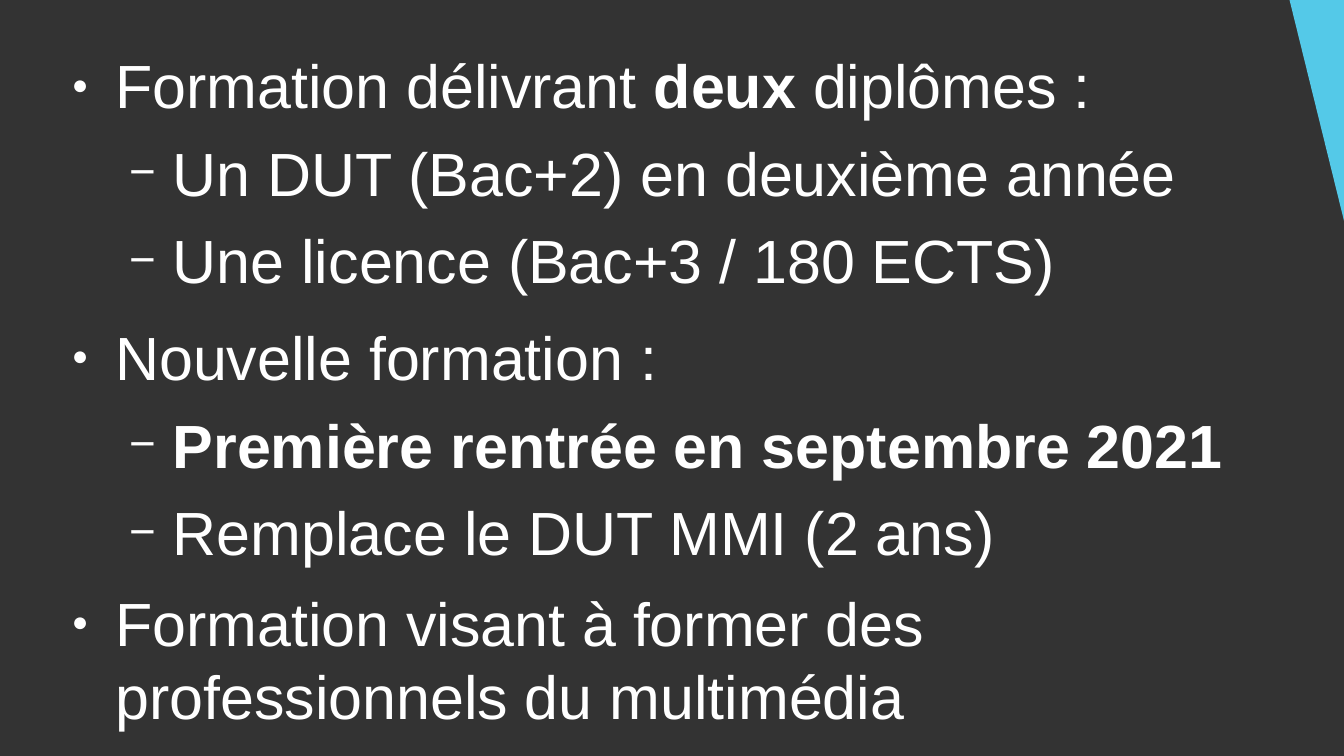
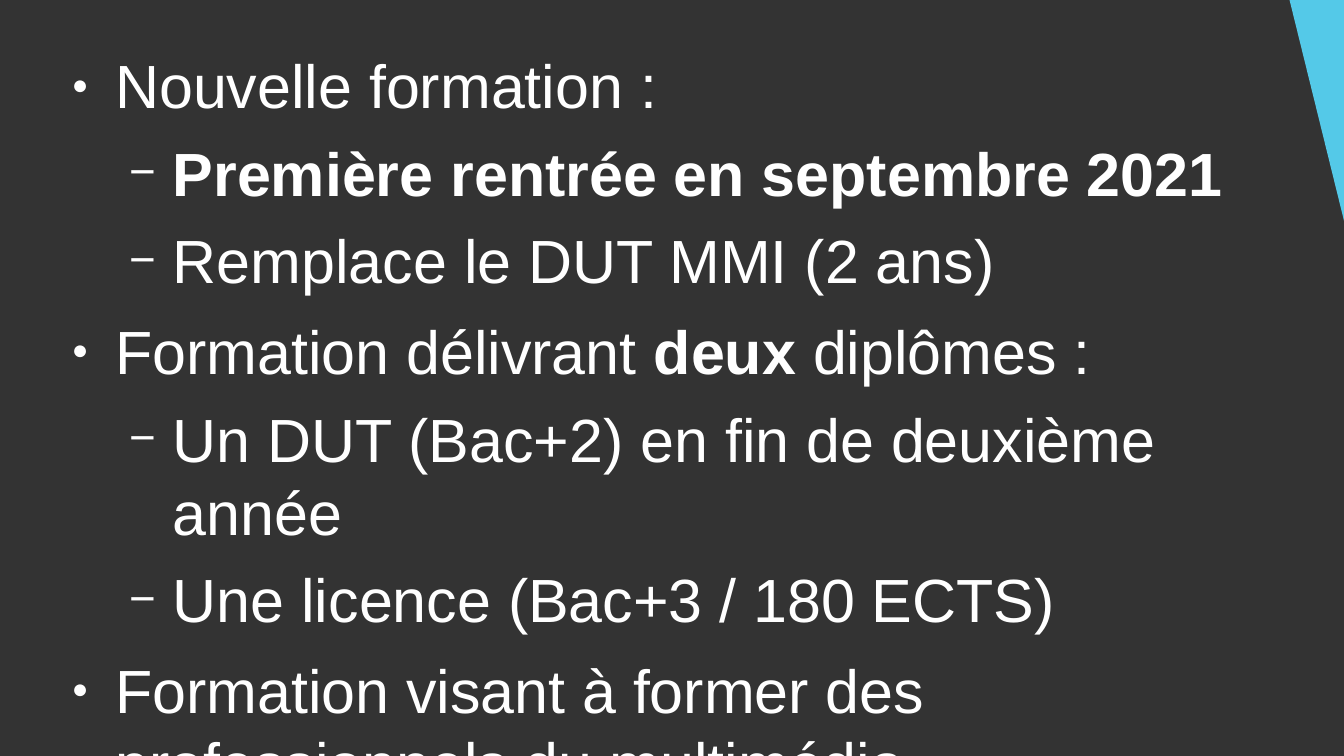
Before and after one commit to DanYellow/cours, a slide deck: slide 4 of presentation-formation-mmi/presentation.odp. Drawn at 1344x756 pixels with LibreOffice and Linux fonts; fonts in the diff are those of the drawing. Boxes give left, top, right and bottom in pixels: in the first picture for what was removed or moved away, otherwise in the second. Text is boxed around its words. In the diff, an @@ line names an element or a change of style, - is before the commit and + after.

```diff
--- a/presentation-formation-mmi/presentation.odp
+++ b/presentation-formation-mmi/presentation.odp
@@ text at [115,63,1175,295]: paragraphs removed @@
-● Formation délivrant deux diplômes :
-  − Un DUT (Bac+2) en deuxième année
-  − Une licence (Bac+3 / 180 ECTS)
@@ text at [115,329,1155,633]: paragraphs added @@
+● Formation délivrant deux diplômes :
+  − Un DUT (Bac+2) en fin de deuxième année
+  − Une licence (Bac+3 / 180 ECTS)
```
Also in this commit, not shown: 3 other slides changed, 1 other file.
